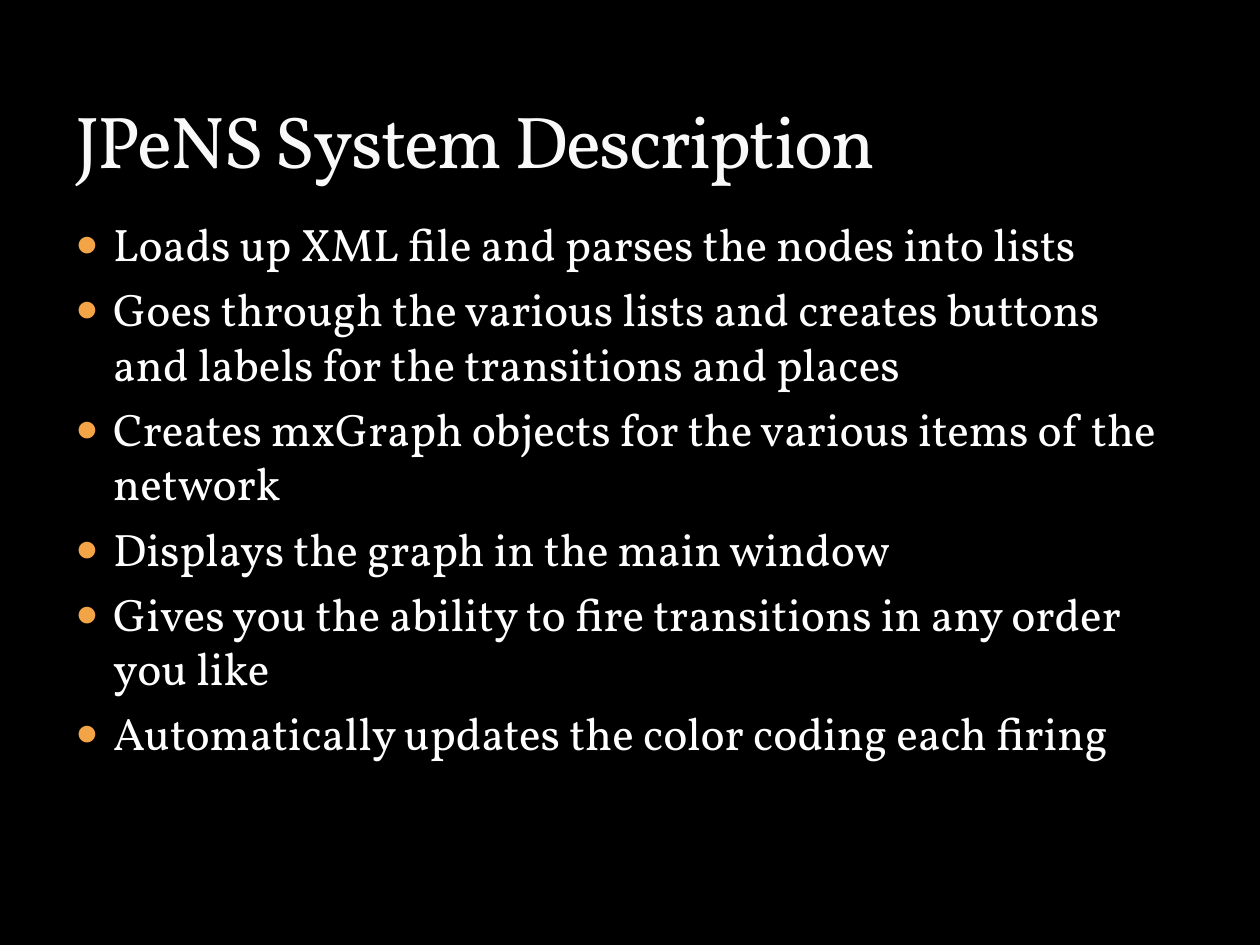
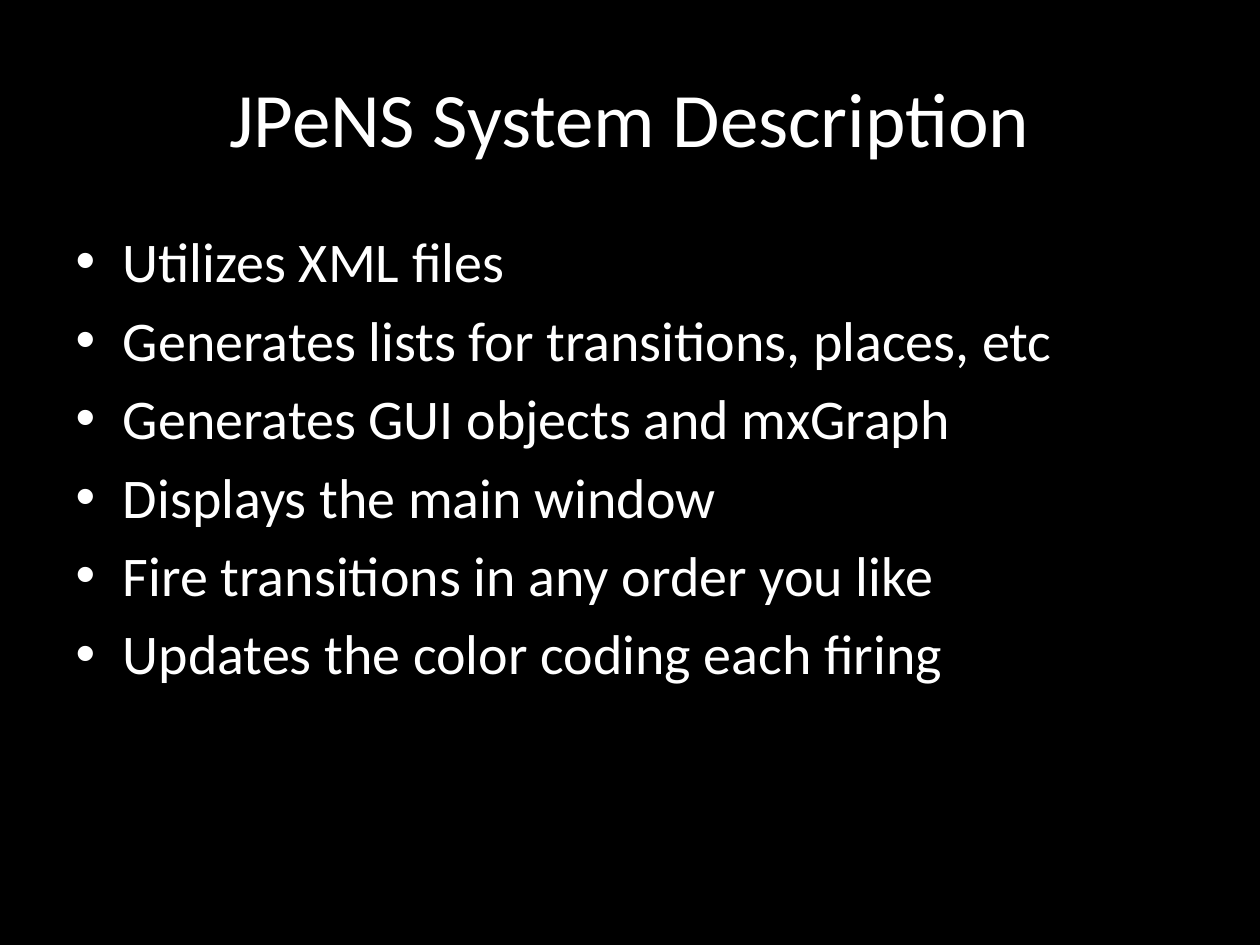
Before and after one commit to Hobbit/JPeNS, a slide deck: slide 4 of JPeNS_Presentation.pptx. Drawn at 1260x945 pixels with LibreOffice and Linux fonts; fonts in the diff are those of the drawing; background and template pictures are left out. Boxes give left, top, right and bottom in pixels: in the first picture for what was removed or moved away, otherwise in the second. Text is boxed around its words. In the diff, an @@ line names an element or a change of style, - is before the commit and + after.

Commit message:
PPT Update

```diff
--- a/JPeNS_Presentation.pptx
+++ b/JPeNS_Presentation.pptx
@@ title "JPeNS System Description": place and size @@
-title "JPeNS System Description" at <box>75,116,875,187</box>
+title "JPeNS System Description" at <box>229,93,1030,160</box>
@@ title "JPeNS System Description" at <box>229,93,1030,160</box>: size 42 to 44 pt, font Vollkorn to Calibri, text colour #F9F9F9 to #FFFFFF, letter spacing -1 to 0 pt, letter outline #3C4422 0.25 pt to none; alignment left to centre; vertical alignment bottom to middle @@
@@ text at <box>123,243,1051,684</box>: text changed; size 26 to 32 pt; font Vollkorn to Calibri @@
-● Loads up XML file and parses the nodes into lists
-● Goes through the various lists and creates buttons and labels for the transitions and places
-● Creates mxGraph objects for the various items of the network
-● Displays the graph in the main window
-● Gives you the ability to fire transitions in any order you like
-● Automatically updates the color coding each firing
+• Utilizes XML files
+• Generates lists for transitions, places, etc
+• Generates GUI objects and mxGraph
+• Displays the main window
+• Fire transitions in any order you like
+• Updates the color coding each firing
```
Also in this commit, not shown: 4 other slides changed, 1 slide added, 1 slide removed.
